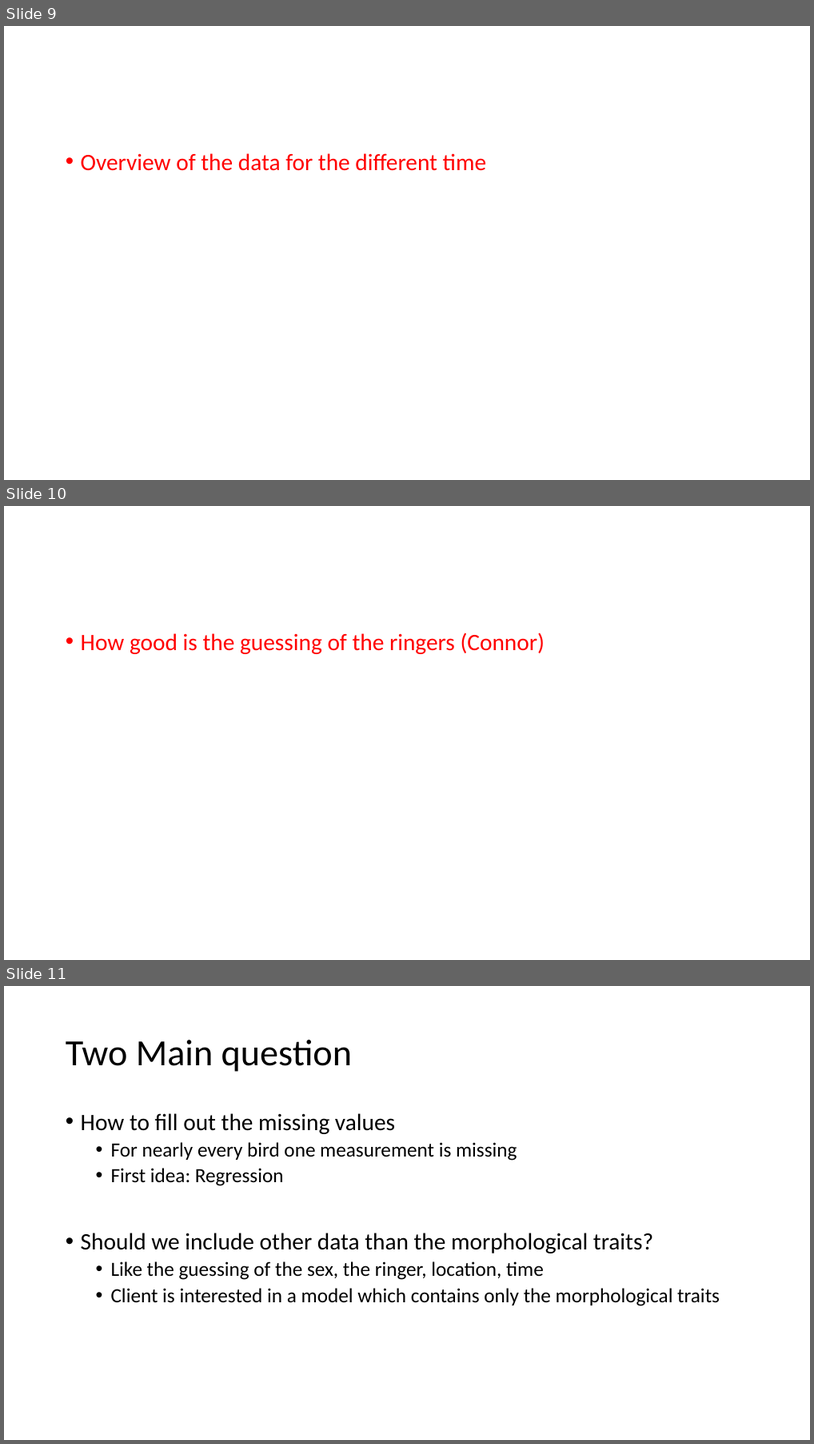
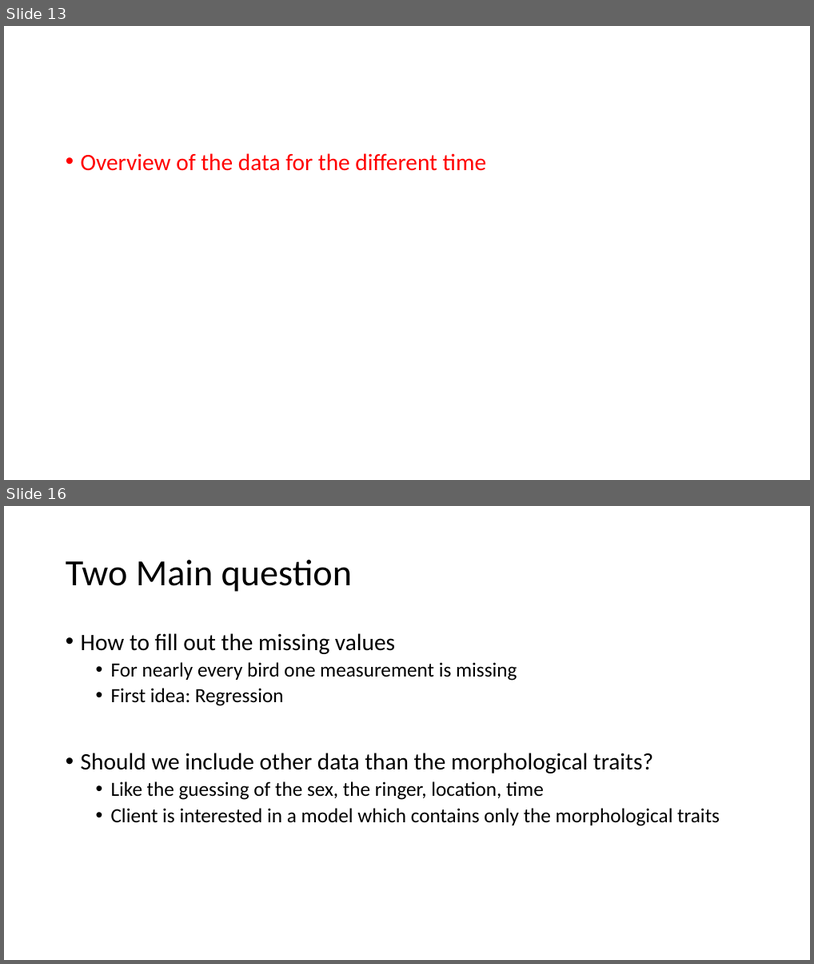
Before and after one commit to AlderCoder/Snow-finches, a slide deck: initial presentation.pptx. Shown one above the other, each under a label of ours: slides 9, 10 and 11 before the commit, slides 13 and 16 after it; the slides between them are not shown. The pictures are 814x1444 and 814x964 pixels, drawn with LibreOffice and Linux fonts; fonts in the diff are those of the drawing. Boxes give left, top, right and bottom in pixels: in the first picture for what was removed or moved away, otherwise in the second. Text is boxed around its words. In the diff, an @@ line names an element or a change of style, - is before the commit and + after.

```diff
--- a/initial presentation.pptx
+++ b/initial presentation.pptx
@@ slide 10 removed at box(4, 506, 810, 960), background #FFFFFF @@
@@ text removed at box(81, 632, 545, 654) @@
-• How good is the guessing of the ringers (Connor)
@@ what was slide 9 is now slide 13 @@
@@ what was slide 11 is now slide 16 @@
```
Also in this commit, not shown: 8 slides added, 2 other slides removed, 1 other file.
